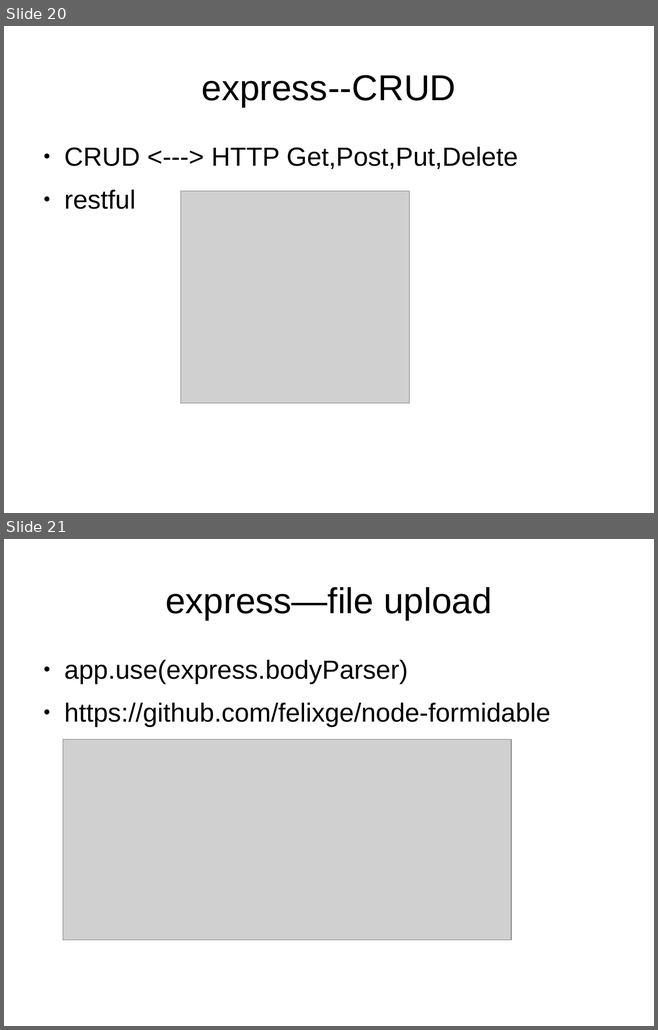
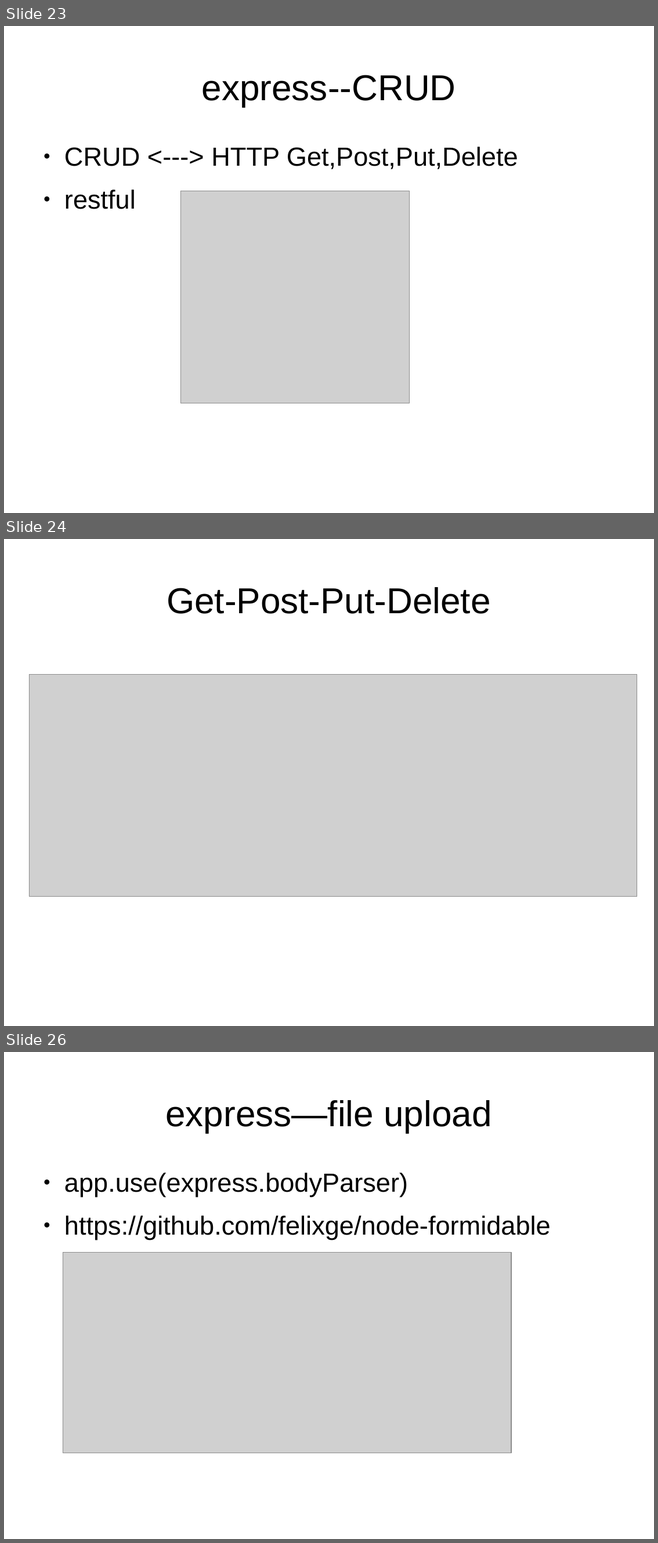
Before and after one commit to dongyuwei/frontend-utils, a slide deck: nodejs-web-dev-demo/nodejs-web-dev.odp. Shown one above the other, each under a label of ours: slides 20 and 21 before the commit, slides 23, 24 and 26 after it; the slides between them are not shown. The pictures are 658x1030 and 658x1543 pixels, drawn with LibreOffice and Linux fonts; fonts in the diff are those of the drawing; grey boxes stand for pictures. Boxes give left, top, right and bottom in pixels: in the first picture for what was removed or moved away, otherwise in the second. Text is boxed around its words. In the diff, an @@ line names an element or a change of style, - is before the commit and + after.

```diff
--- a/nodejs-web-dev-demo/nodejs-web-dev.odp
+++ b/nodejs-web-dev-demo/nodejs-web-dev.odp
@@ slide 24 added at bbox=[4, 539, 654, 1026], background #FFFFFF @@
@@ title added at bbox=[166, 587, 490, 614], 44 pt, text #000000 @@
+Get-Post-Put-Delete
@@ picture added at bbox=[30, 675, 637, 897] @@
@@ what was slide 20 is now slide 23 @@
@@ what was slide 21 is now slide 26 @@
```
Also in this commit, not shown: 3 slides changed, 4 other slides added, 1 other file.
